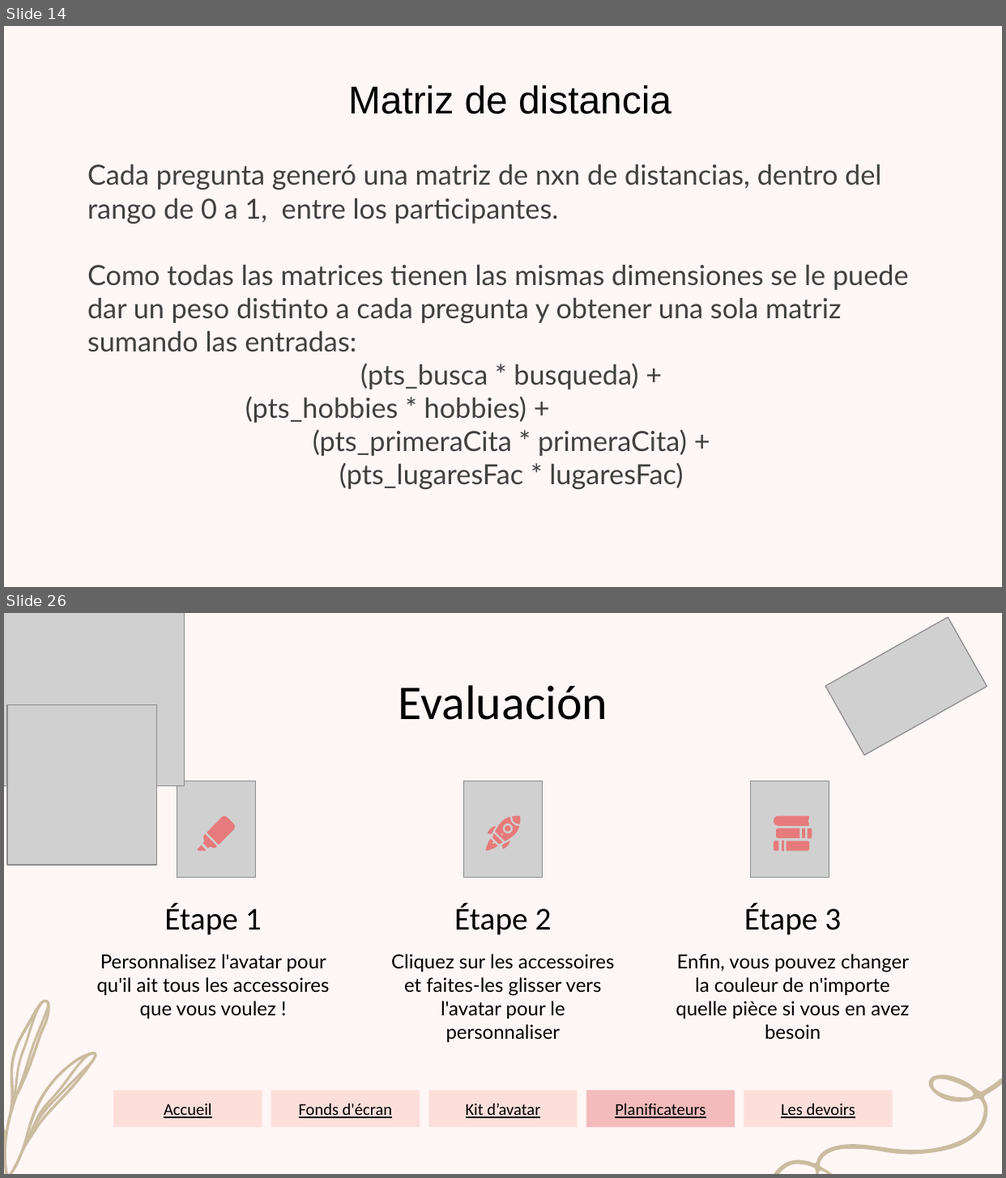
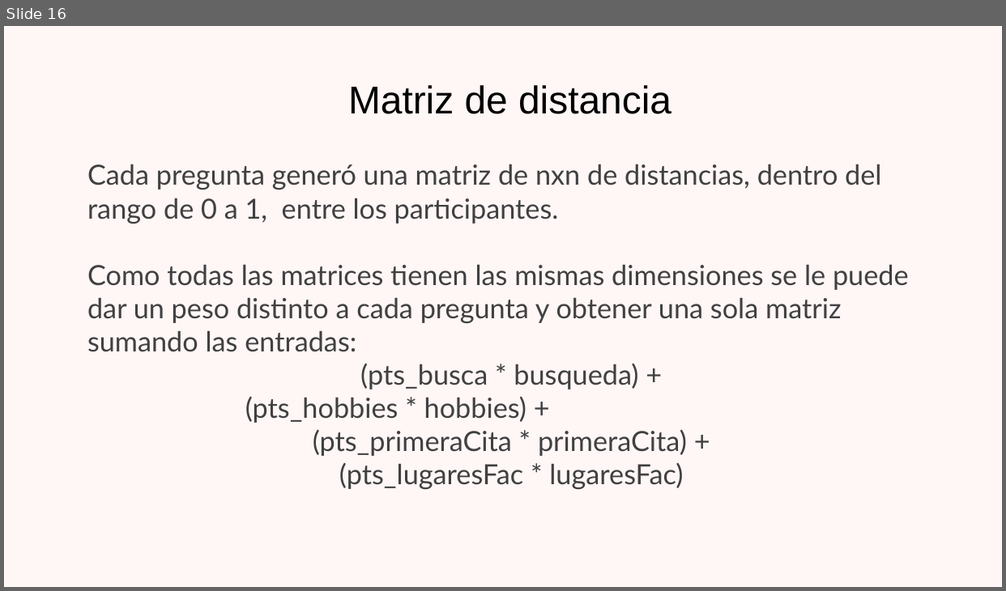
Before and after one commit to jazminamg26/Emparejamientos-Facultad-de-Ciencias, a slide deck: Proyecto ciencia de datos.pptx. Shown one above the other, each under a label of ours: slides 14 and 26 before the commit, slide 16 after it; the slides between them are not shown. The pictures are 1006x1178 and 1006x591 pixels, drawn with LibreOffice and Linux fonts; fonts in the diff are those of the drawing; grey boxes stand for pictures; background and template pictures are left out. Boxes give left, top, right and bottom in pixels: in the first picture for what was removed or moved away, otherwise in the second. Text is boxed around its words. In the diff, an @@ line names an element or a change of style, - is before the commit and + after.

```diff
--- a/Proyecto ciencia de datos.pptx
+++ b/Proyecto ciencia de datos.pptx
@@ slide 26 removed at bbox=[4, 613, 1002, 1174], background #FFF6F6 @@
@@ picture removed at bbox=[4, 613, 185, 786] @@
@@ picture removed at bbox=[825, 618, 987, 756] @@
@@ title removed at bbox=[398, 685, 607, 720] @@
-Evaluación
@@ picture removed at bbox=[7, 705, 155, 864] @@
@@ picture removed at bbox=[177, 781, 255, 877] @@
@@ picture removed at bbox=[464, 781, 543, 877] @@
@@ picture removed at bbox=[751, 781, 829, 877] @@
@@ freeform shape removed at bbox=[206, 815, 236, 845] @@
@@ freeform shape removed at bbox=[197, 845, 206, 851] @@
@@ freeform shape removed at bbox=[202, 835, 216, 849] @@
@@ group removed at bbox=[486, 815, 520, 850]: 8 freeform shapes @@
@@ group removed at bbox=[774, 815, 812, 851]: 7 freeform shapes @@
@@ subtitle removed at bbox=[164, 903, 262, 935] @@
-Étape 1
@@ subtitle removed at bbox=[454, 903, 552, 935] @@
-Étape 2
@@ subtitle removed at bbox=[744, 903, 841, 935] @@
-Étape 3
@@ group removed at bbox=[4, 953, 144, 1174]: 4 freeform shapes @@
@@ subtitle removed at bbox=[97, 954, 330, 1019] @@
-Personnalisez l'avatar pour qu'il ait tous les accessoires que vous voulez !
@@ subtitle removed at bbox=[391, 954, 615, 1042] @@
-Cliquez sur les accessoires et faites-les glisser vers l'avatar pour le personnaliser
@@ subtitle removed at bbox=[675, 954, 909, 1039] @@
-Enfin, vous pouvez changer la couleur de n'importe quelle pièce si vous en avez besoin
@@ freeform shape removed at bbox=[622, 988, 1002, 1174] @@
@@ rectangle removed at bbox=[114, 1090, 262, 1127] @@
-Accueil
@@ rectangle removed at bbox=[271, 1090, 420, 1127] @@
-Fonds d'écran
@@ rectangle removed at bbox=[429, 1090, 577, 1127] @@
-Kit d’avatar
@@ rectangle removed at bbox=[586, 1090, 735, 1127] @@
-Planificateurs
@@ rectangle removed at bbox=[744, 1090, 892, 1127] @@
-Les devoirs
@@ what was slide 14 is now slide 16 @@
```
Also in this commit, not shown: 4 slides changed, 5 slides added, 28 other slides removed, 10 other files.
